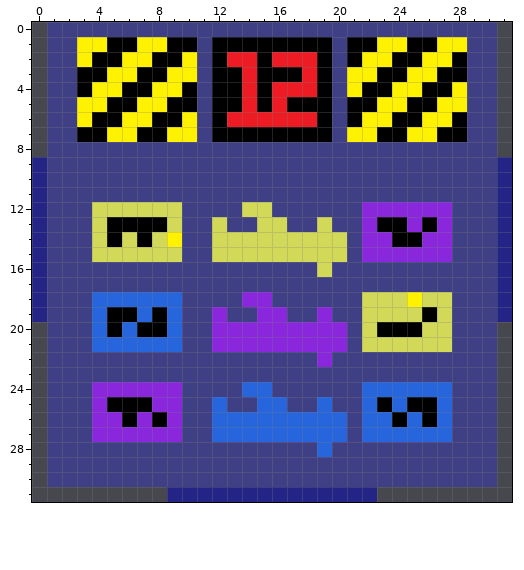
A pixel-art sprite gets an edit: Icons/Air Traffic Controller.png. That is the earlier state.
The file is 32x32 pixels.
Now the later version:
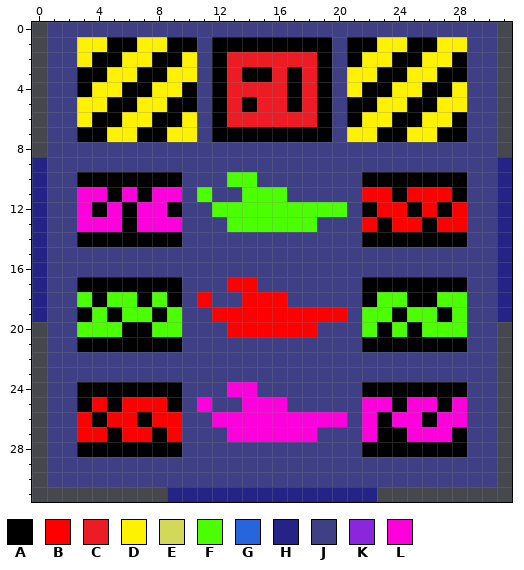
Palette (. is transparent): A #000000  B #ff0000  C #ed1c24  D #fff200  E #d2d958  F #4cff00  G #2765dd  H #242486  J #3f3f85  K #8a27dd  L #ff00dc
Commit: Air Traffic Controller icon improvement
The edit:
Colour A replaces colour C in row 3 at x 14; in row 4 at x 17; in row 5 at x 14.
Colour A replaces colour D in row 14 at x 9; in row 18 at x 25.
Colour A replaces colour E in row 12 at x 4, 6 and 9; in row 14 at x 4, 6 and 8; in row 18 at x 22 and 26; in row 19 at x 24 and 27; in row 21 at x 22 to 27.
Colour A replaces colour G in row 18 at x 4, 7 and 9; in row 20 at x 6; in row 21 at x 4 to 9; in row 24 at x 22 to 27; in row 25 at x 24 and 27; in row 26 at x 23.
Colour A replaces colour G in row 27 at x 23 to 24.
Colour A replaces colour J in row 10 at x 3 to 9 and 22 to 28; in row 11 at x 5, 7, 24 and 28; in row 14 at x 3 and 28; in row 17 at x 3 to 9 and 22 to 28; in row 19 at x 3; in row 21 at x 3 and 28.
Colour A replaces colour J in row 24 at x 3 and 28; in row 25 at x 3; in row 27 at x 28; in row 28 at x 3 to 9 and 22 to 28.
Colour A replaces colour K in row 12 at x 22, 25 and 27; in row 14 at x 22 to 23 and 26 to 27; in row 24 at x 4 to 9; in row 25 at x 9; in row 26 at x 4 and 7; in row 27 at x 5 and 8.
Colour B replaces colour A in row 13 at x 24; in row 25 at x 6 to 7; in row 26 at x 6 and 8.
Colour B replaces colour J in row 11 at x 22 to 23 and 25 to 27; in rows 12 to 13 at x 28; in row 17 at x 13 to 14; in row 18 at x 11 and 16; in row 19 at x 13 to 14, 17 to 18 and 20; in rows 26 to 27 at x 3.
Colour B replaces colour K in row 12 at x 23 to 24 and 26; in row 13 at x 22, 25 and 27; in row 18 at x 14 to 15; in row 19 at x 12, 15 to 16 and 19; in row 20 at x 13 to 18; in row 25 at x 4 and 8.
Colour B replaces colour K in row 26 at x 5 and 9; in row 27 at x 4, 6 to 7 and 9.
Colour C replaces colour A in row 2 at x 15; in row 3 at x 13 and 16; in row 4 at x 13 and 15; in row 5 at x 13, 15 and 18.
Colour F replaces colour A in row 19 at x 6 and 26; in row 20 at x 5, 8 and 24.
Colour F replaces colour E in row 12 at x 14 to 15; in row 13 at x 15 to 16; in row 18 at x 23 to 24 and 27; in row 19 at x 22 to 23 and 25; in row 20 at x 22 and 26 to 27.
Colour F replaces colour G in row 18 at x 5 to 6 and 8; in row 19 at x 4, 7 and 9; in row 20 at x 4 and 9.
Colour F replaces colour J in row 10 at x 13 to 14; in row 11 at x 11 and 14 to 16; in row 12 at x 12 to 13 and 16 to 20; in row 13 at x 13 to 14 and 17 to 18; in row 18 at x 3 and 28; in row 19 at x 28.
Colour F replaces colour J in row 20 at x 3 and 28.
Colour J replaces colour E in row 13 at x 12 and 19; in row 14 at x 12 to 20; in row 15 at x 4 to 9 and 12 to 20; in row 16 at x 19.
Colour J replaces colour G in row 24 at x 15; in row 25 at x 12 and 19; in row 27 at x 12 and 19 to 20; in row 28 at x 19.
Colour J replaces colour K in row 15 at x 22 to 27; in row 20 at x 12 and 19 to 20; in row 21 at x 12 to 20; in row 22 at x 19.
Colour L replaces colour A in row 13 at x 5 and 7 to 8; in row 25 at x 23 and 25 to 26; in row 26 at x 24.
Colour L replaces colour E in row 12 at x 5 and 7 to 8; in row 13 at x 4 and 9.
Colour L replaces colour G in row 24 at x 14; in row 25 at x 15 to 16 and 22; in row 26 at x 12 to 20, 22, 25 and 27; in row 27 at x 13 to 18, 22 and 25 to 27.
Colour L replaces colour J in row 11 at x 3 to 4, 6 and 8 to 9; in rows 12 to 13 at x 3; in row 24 at x 13; in row 25 at x 11, 14 and 28; in row 26 at x 28.
Pixel boxes of the changes (left, top, right, bottom) in both pictures:
changed: (227, 52, 317, 112)
changed: (77, 172, 467, 457)
